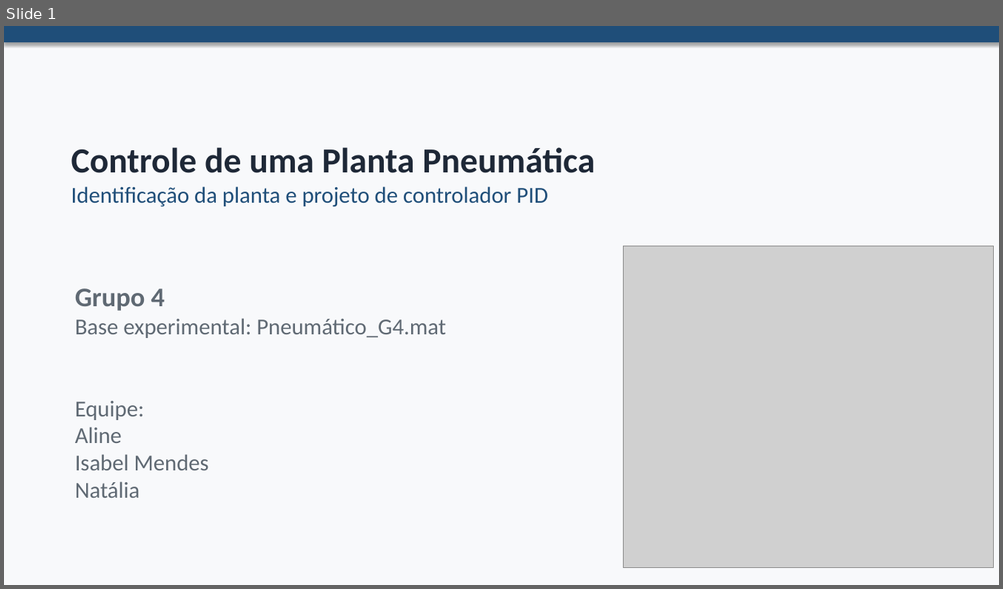
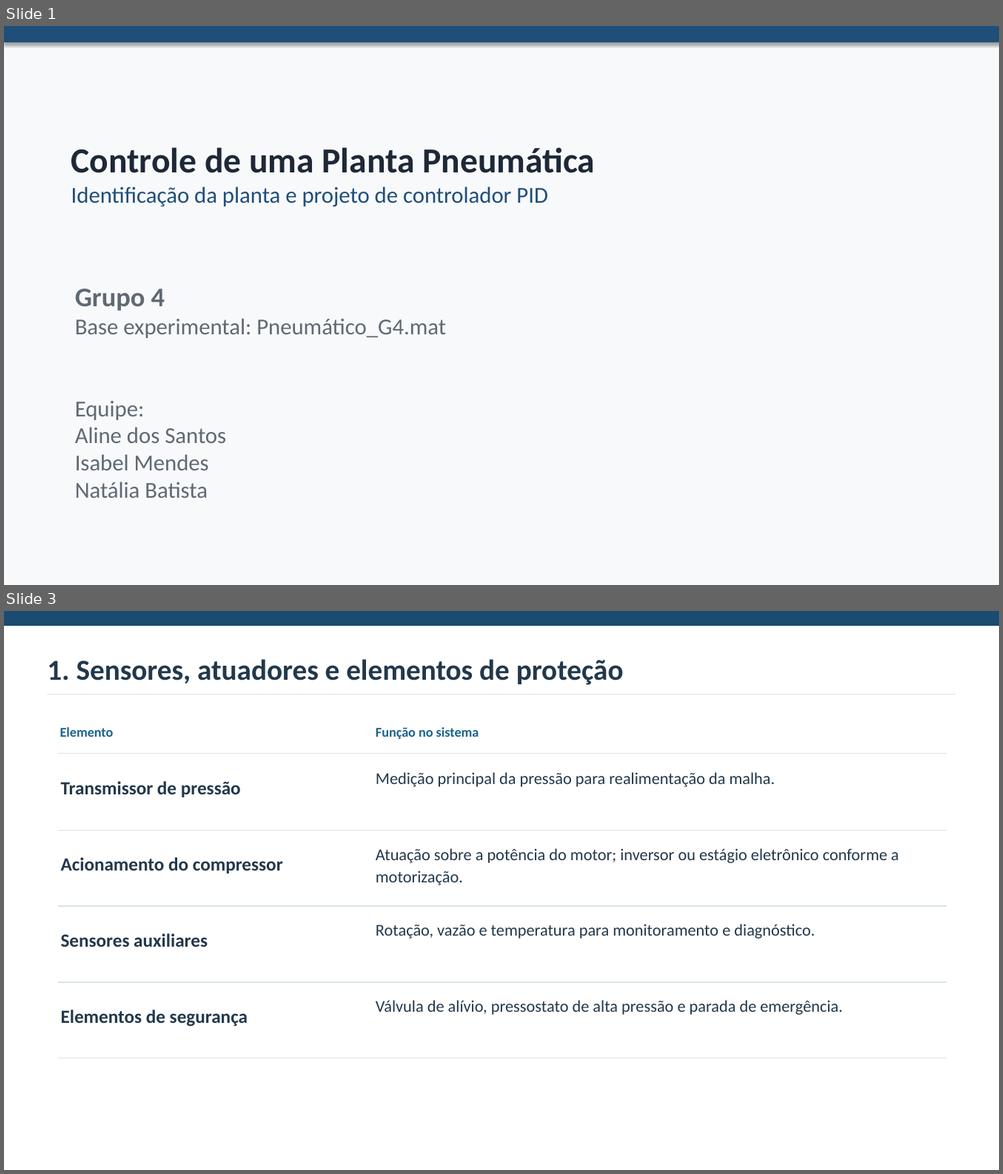
Before and after one commit to natalia-batista/Projeto-C13-, a slide deck: Grupo4_Pneumática.pptx. Shown one above the other, each under a label of ours: slide 1 before the commit, slides 1 and 3 after it; the slides between them are not shown. The pictures are 1003x589 and 1003x1174 pixels, drawn with LibreOffice and Linux fonts; fonts in the diff are those of the drawing; grey boxes stand for pictures. Boxes give left, top, right and bottom in pixels: in the first picture for what was removed or moved away, otherwise in the second. Text is boxed around its words. In the diff, an @@ line names an element or a change of style, - is before the commit and + after.

```diff
--- a/Grupo4_Pneumática.pptx
+++ b/Grupo4_Pneumática.pptx
@@ slide 3 added at (x1=4, y1=611, x2=999, y2=1170), background #FFFFFF @@
@@ rectangle added at (x1=4, y1=611, x2=999, y2=625), fill #1B4B70, outline #1B4B70 1 pt @@
@@ text added at (x1=47, y1=659, x2=623, y2=685), 28 pt, text #22384B, bold @@
+1. Sensores, atuadores e elementos de proteção
@@ line added from (47, 694) to (956, 694), #D9E3EA 1 pt @@
@@ text added at (x1=60, y1=727, x2=114, y2=737), 13 pt, text #1B638E, bold @@
+Elemento
@@ text added at (x1=375, y1=727, x2=479, y2=739), 13 pt, text #1B638E, bold @@
+Função no sistema
@@ line added from (58, 754) to (946, 754), #D9E3EA 1 pt @@
@@ text added at (x1=61, y1=781, x2=241, y2=797), 18 pt, text #22384B, bold @@
+Transmissor de pressão
@@ text added at (x1=375, y1=772, x2=775, y2=787), 16 pt, text #22384B @@
+Medição principal da pressão para realimentação da malha.
@@ line added from (58, 830) to (946, 830), #D9E3EA 1 pt @@
@@ text added at (x1=375, y1=849, x2=899, y2=886), 16 pt, text #22384B @@
+Atuação sobre a potência do motor; inversor ou estágio eletrônico conforme a motorização.
@@ text added at (x1=61, y1=857, x2=283, y2=874), 18 pt, text #22384B, bold @@
+Acionamento do compressor
@@ line added from (58, 906) to (946, 906), #D9E3EA 1 pt @@
@@ text added at (x1=61, y1=934, x2=208, y2=947), 18 pt, text #22384B, bold @@
+Sensores auxiliares
@@ text added at (x1=375, y1=924, x2=814, y2=939), 16 pt, text #22384B @@
+Rotação, vazão e temperatura para monitoramento e diagnóstico.
@@ line added from (58, 982) to (946, 982), #D9E3EA 1 pt @@
@@ text added at (x1=61, y1=1010, x2=247, y2=1027), 18 pt, text #22384B, bold @@
+Elementos de segurança
@@ text added at (x1=375, y1=1000, x2=842, y2=1015), 16 pt, text #22384B @@
+Válvula de alívio, pressostato de alta pressão e parada de emergência.
@@ line added from (58, 1059) to (946, 1059), #D9E3EA 1 pt @@
@@ slide 1 changed as well @@
@@ picture removed at (x1=623, y1=246, x2=993, y2=568) @@
@@ text at (x1=75, y1=427, x2=226, y2=443): text changed @@
-Aline
+Aline dos Santos
@@ text at (x1=75, y1=482, x2=208, y2=498): text changed @@
-Natália
+Natália Batista
```
Also in this commit, not shown: 22 other slides added, 10 slides removed.
